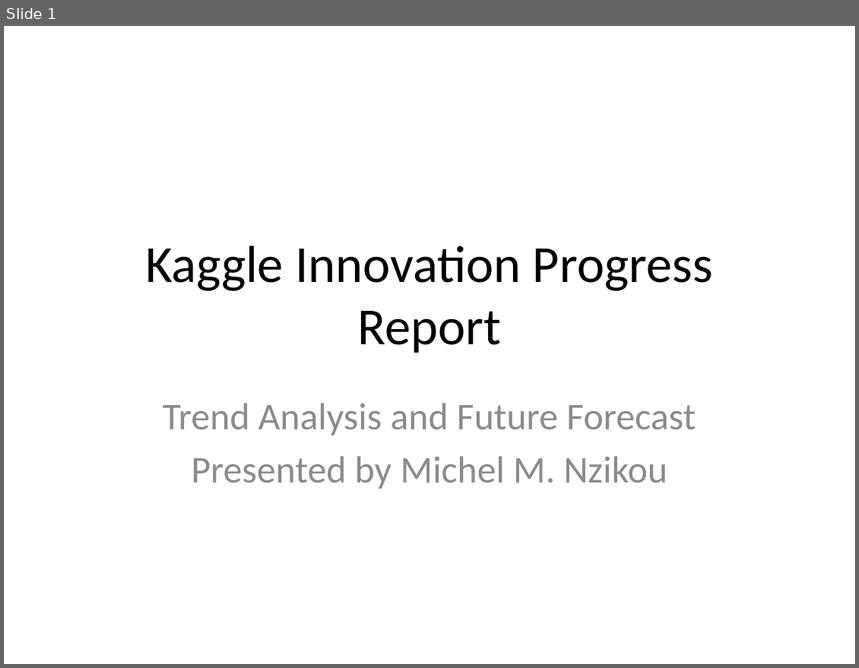
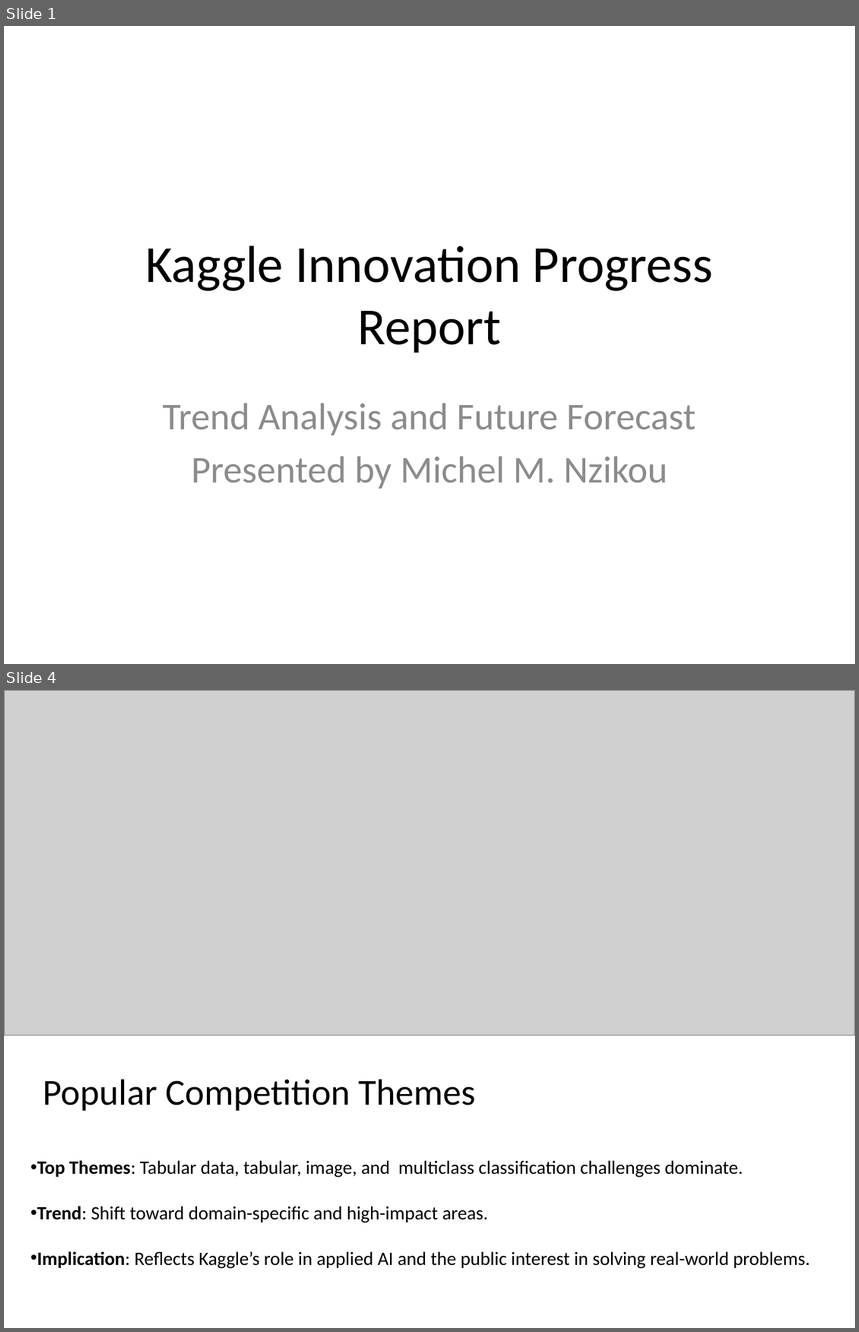
Before and after one commit to ShebMichel/kaggle-innovation-trends, a slide deck: Kaggle_Innovation_Report.pptx. Shown one above the other, each under a label of ours: slide 1 before the commit, slides 1 and 4 after it; the slides between them are not shown. The pictures are 859x668 and 859x1332 pixels, drawn with LibreOffice and Linux fonts; fonts in the diff are those of the drawing; grey boxes stand for pictures. Boxes give left, top, right and bottom in pixels: in the first picture for what was removed or moved away, otherwise in the second. Text is boxed around its words. In the diff, an @@ line names an element or a change of style, - is before the commit and + after.

```diff
--- a/Kaggle_Innovation_Report.pptx
+++ b/Kaggle_Innovation_Report.pptx
@@ slide 4 added at box(4, 690, 855, 1328), background #FFFFFF @@
@@ picture added at box(4, 690, 855, 1036) @@
@@ title added at box(43, 1079, 475, 1111), 31 pt, text #000000 @@
+Popular Competition Themes
@@ text added at box(37, 1160, 810, 1269), 16 pt, text #000000 @@
+• Top Themes: Tabular data, tabular, image, and multiclass classification challenges dominate.
+• Trend: Shift toward domain-specific and high-impact areas.
+• Implication: Reflects Kaggle’s role in applied AI and the public interest in solving real-world problems.
```
Also in this commit, not shown: 5 slides changed, 1 slide removed, 2 other files.
